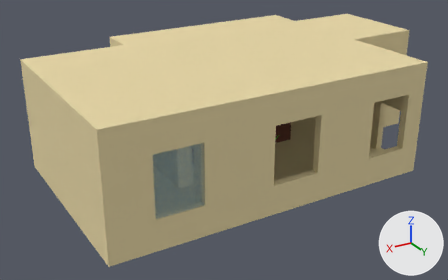
Two versions of the Blender file VRRage-VR/assets/models/pub/Bar.blend, one commit apart.
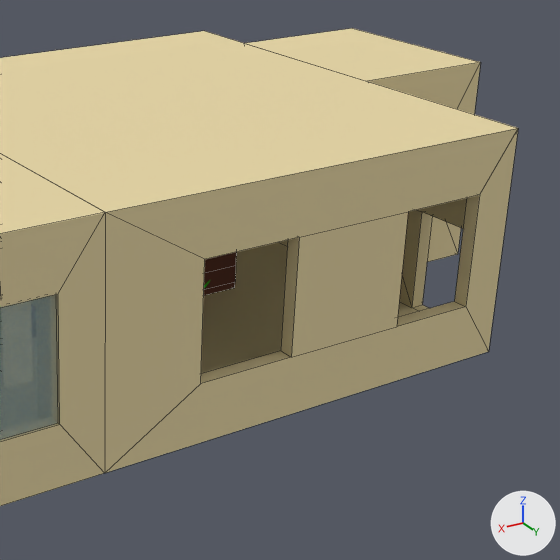
Each version appears first whole from a camera (50 mm lens) standing at (13.69, 19.38, 10.93) and looking at (1.27, -1.33, 0.57), and next in a close-up on the part from 39% to 100% of the width and 0% to 97% of the height. Lighting does not change. The marker at lower right points along +X, +Y and +Z. The close-ups show mesh edges as thin lines.

Before the edit, the objects in view are built like this:
```python
me_cone_005 = bpy.data.meshes.new('Cone.005')
me_cone_005.from_pydata(...)  # 130 vertices, 128 faces; spans x -0.022..0.022, y 0.012..0.091, z -0.224..0.184
me_cone_005.materials.append(mat_pflanze)  # green #00dd03
me_cube = bpy.data.meshes.new('Cube')
me_cube.from_pydata(...)  # 72 vertices, 70 faces; spans x -3.12..5.83, y -6.6..3.43, z -0.99..1.31
me_cube.materials.append(mat_wand)  # beige #e8d7a5
me_cube_008 = bpy.data.meshes.new('Cube.008')
me_cube_008.from_pydata(...)  # a box spanning x -0.98..0.98, y -0.1..0.1, z -1.14..1.14
me_cube_008.materials.append(mat_glas)  # cyan #b5dfe7
me_cube_009 = bpy.data.meshes.new('Cube.009')
me_cube_009.from_pydata(...)  # a box spanning x -0.89..0.89, y -0.1..0.1, z -1.14..1.14
me_cube_009.materials.append(mat_glas)  # cyan #b5dfe7
ob_blatt_005 = bpy.data.objects.new('Blatt.005', me_cone_005)
ob_blatt_005.location = (-0.11, 0.09, 0.71)
ob_blatt_005.rotation_euler = (-0.719, 0.0, 1.001)  # degrees (-41, 0, 57)
ob_blatt_005.scale = (2.53, 2.53, 2.53)
ob_fenster_1 = bpy.data.objects.new('Fenster 1', me_cube_008)
ob_fenster_1.location = (1.25, 3.5, 2.0)
ob_fenster_1.hide_set(True)  # its collection is switched off
ob_fenster_2 = bpy.data.objects.new('Fenster 2', me_cube_009)
ob_fenster_2.location = (-3.12, 3.5, 2.0)
ob_fenster_2.hide_set(True)  # its collection is switched off
ob_raum_1 = bpy.data.objects.new('Raum 1', me_cube)
ob_raum_1.location = (-1.7, 0.23, 1.69)
ob_raum_1.scale = (1.0, 1.0, 2.0)
# also in view: 'Tresen' at (0.86, -2.06, 0.5); 'Raum 2' at (6.28, -0.54, 2.0); 'Raum 3' at (-6.49, -2.6, 2.0); 'Fenster AK' at (5.87, 3.5, 2.0)
```
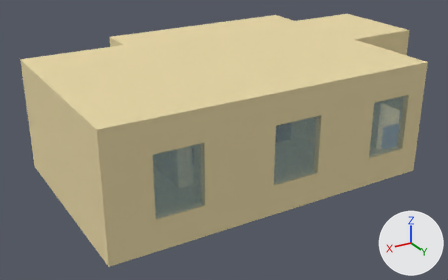
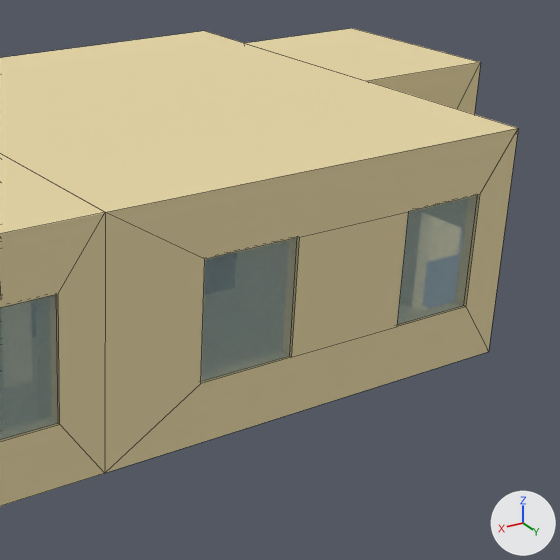
Changed parts and their boxes (x1, y1, x2, y2) in the close-ups (560 x 560 px):
```json
{"object": "Fenster 1", "change": "shown", "after": [201, 238, 297, 382]}
{"object": "Fenster 2", "change": "shown", "after": [397, 195, 478, 325]}
```

The change, as JSON lines over the scene's bpy script:
```json
{"op": "remove", "block": "ob_fenster_1", "code": "ob_fenster_1.hide_set(True)  # its collection is switched off"}
{"op": "remove", "block": "ob_fenster_2", "code": "ob_fenster_2.hide_set(True)  # its collection is switched off"}
{"op": "add", "block": "ob_blatt_005", "code": "ob_blatt_005.hide_set(True)  # its collection is switched off"}
```
